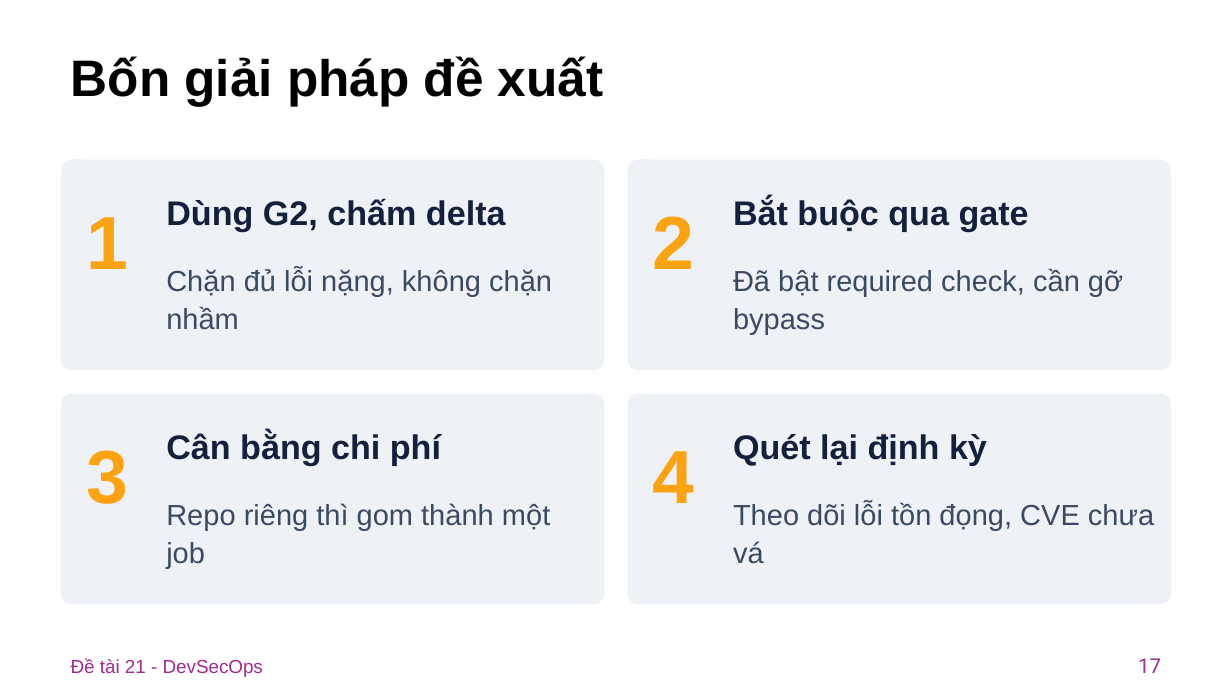
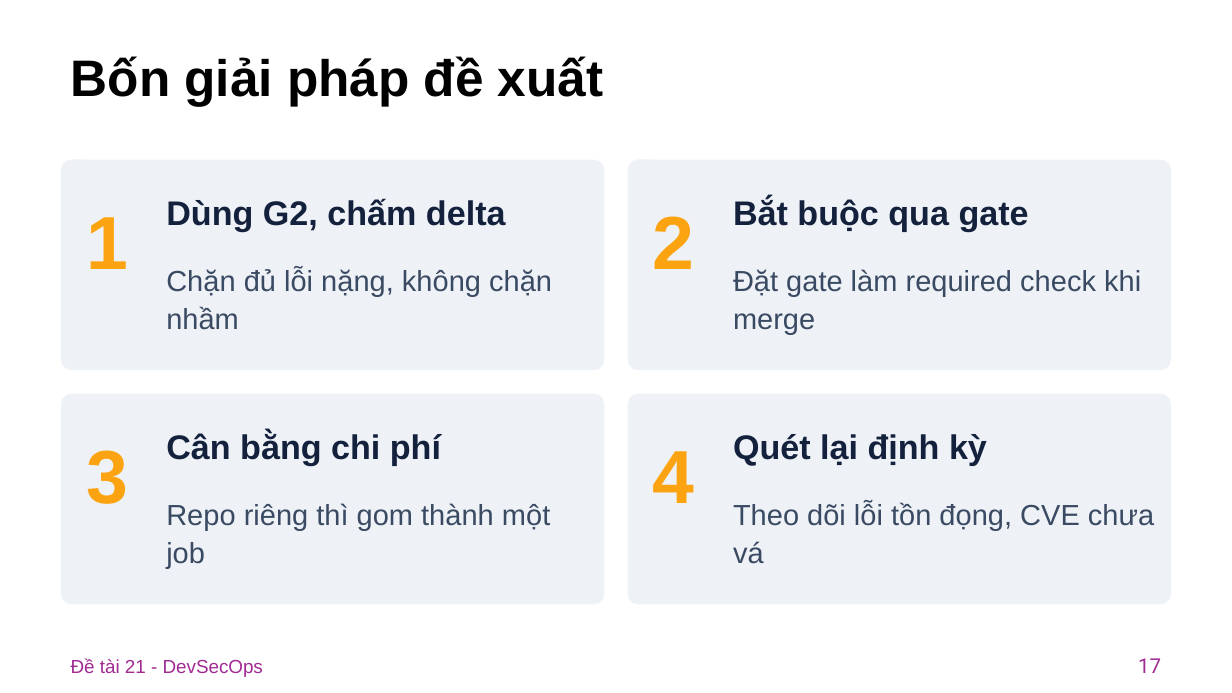
Before and after one commit to tranhuultai/012012303904_21_DevSecOps, a slide deck: slide 17 of PPTX/DeTai21_DevSecOps.pptx. Drawn at 1232x693 pixels with LibreOffice and Linux fonts; fonts in the diff are those of the drawing. Boxes give left, top, right and bottom in pixels: in the first picture for what was removed or moved away, otherwise in the second. Text is boxed around its words. In the diff, an @@ line names an element or a change of style, - is before the commit and + after.

```diff
--- a/PPTX/DeTai21_DevSecOps.pptx
+++ b/PPTX/DeTai21_DevSecOps.pptx
@@ text at (733,269,1141,334): text changed @@
-Đã bật required check, cần gỡ bypass
+Đặt gate làm required check khi merge
```
Also in this commit, not shown: 1 other file.
